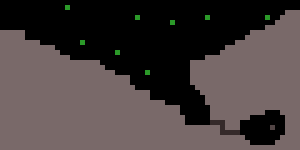
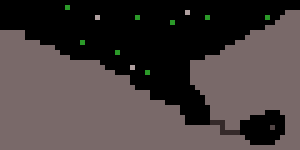
Layers edited between the first and the second 300×150 image:
painted on "Calque Copié" over bbox(95, 10, 190, 70)
